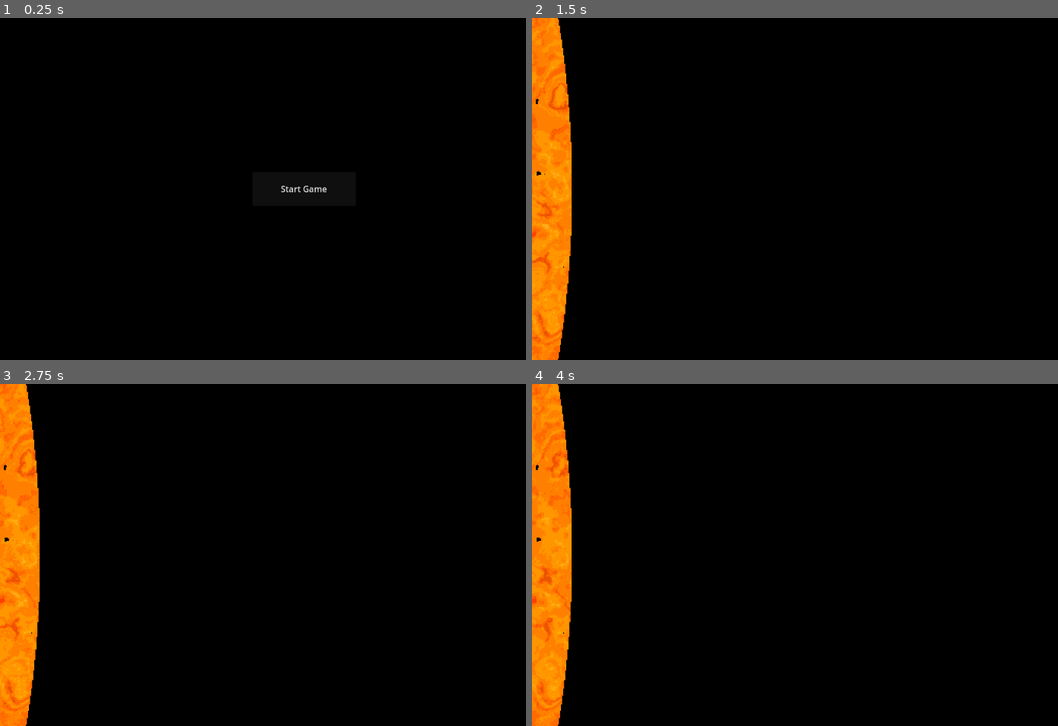
Above: before the commit, frames 1-4 (two rows, left to right).
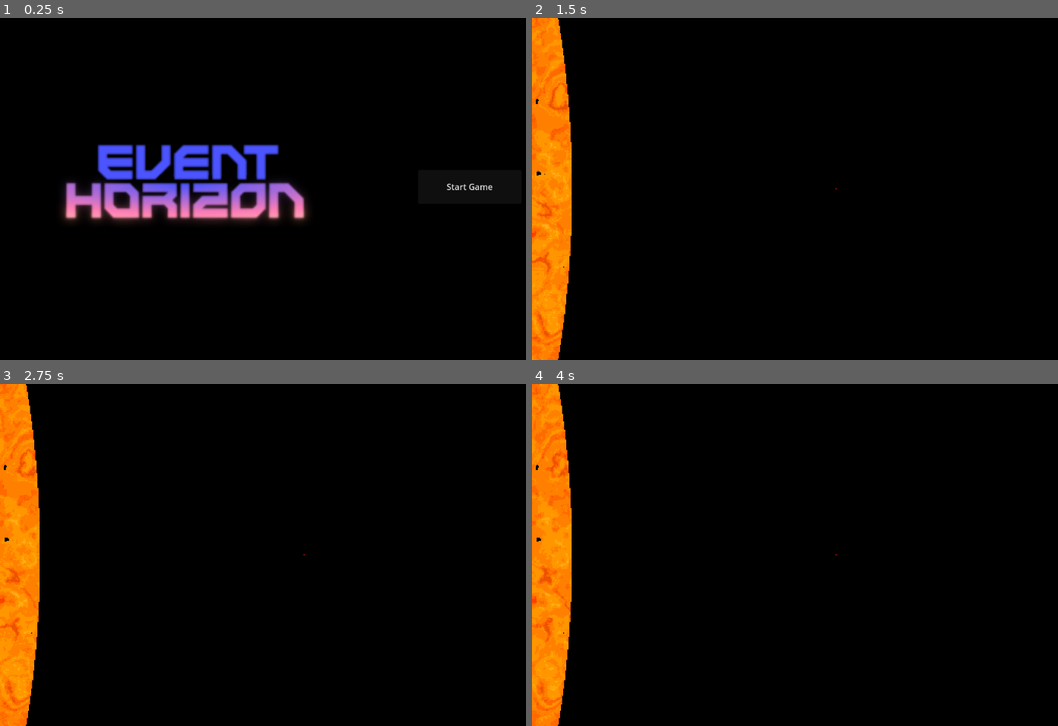
Above: after the commit, the same moments.

Repository: IsaacBWSCW/Event-Horizon
Game: Godot game, scene res://scenes/main_menu/main_menu.tscn
The game is run twice, just before and just after one commit, with the same random seed, the same clock (stepped at 60 frames per second) and the same inputs.
Inputs (mouse positions are in pixels of both pictures, inside the frame that each line leads up to):
- Up to frame 1 (0.25 s): no input
- Up to frame 2 (1.5 s): click "Start Game" at 0.5 s; move the mouse to (968, 171) at 1.27 s; click (968, 171) at 1.42 s
- Up to frame 3 (2.75 s): move the mouse to (184, 572) at 2.02 s; click (184, 572) at 2.17 s
- Up to frame 4 (4 s): move the mouse to (894, 479) at 2.77 s; click (894, 479) at 2.92 s; tap Enter at 3.5 s; move the mouse to (805, 623) at 3.52 s; click (805, 623) at 3.67 s

The runs differ from the first frame. In frame 1, 7.4% of the frame differs, in the area x 11-94%, y 36-60%; in frame 2, less than 0.1%; in frame 3, less than 0.1%; in frame 4, less than 0.1%.

Commit message:
added logo to start menu

Diff:
--- /dev/null
+++ b/credits.tscn
@@ -0,0 +1,3 @@
+[gd_scene format=3 uid="uid://dlqah4quj30xb"]
+
+[node name="Node2D" type="Node2D"]
--- a/scenes/game/game.tscn
+++ b/scenes/game/game.tscn
@@ -1,6 +1,6 @@
 [gd_scene load_steps=9 format=3 uid="uid://d0nmbsuxmb22o"]
 
-[ext_resource type="Texture2D" path="res://assets/ships/ship1/ship1_Nthrust.png" id="1_sul5r"]
+[ext_resource type="Texture2D" uid="uid://csnltnn0tmjn8" path="res://assets/ships/ship2(Modified Bersicl Party Schooner)/ship1_RED.png" id="1_sul5r"]
 
 [sub_resource type="GDScript" id="GDScript_sul5r"]
 script/source = "extends RigidBody2D
--- /dev/null
+++ b/scenes/main_menu/animated_sprite_2d.gd
@@ -0,0 +1,11 @@
+extends AnimatedSprite2D
+
+
+# Called when the node enters the scene tree for the first time.
+func _ready() -> void:
+	pass # Replace with function body.
+
+
+# Called every frame. 'delta' is the elapsed time since the previous frame.
+func _process(delta: float) -> void:
+	pass
--- a/scenes/main_menu/main_menu.tscn
+++ b/scenes/main_menu/main_menu.tscn
@@ -1,4 +1,27 @@
-[gd_scene load_steps=2 format=3 uid="uid://db0liqyxv2u3k"]
+[gd_scene load_steps=25 format=3 uid="uid://db0liqyxv2u3k"]
+
+[ext_resource type="Texture2D" uid="uid://br4re45kjfwh6" path="res://assets/UI & UX/logo frames/frame0000.png" id="1_i7nm7"]
+[ext_resource type="Texture2D" uid="uid://dkgrvhbexeakx" path="res://assets/UI & UX/logo frames/frame0001.png" id="2_tfctf"]
+[ext_resource type="Texture2D" uid="uid://b1xa41vxxhvt0" path="res://assets/UI & UX/logo frames/frame0002.png" id="3_n7xlh"]
+[ext_resource type="Texture2D" uid="uid://5lqanqd5xbn6" path="res://assets/UI & UX/logo frames/frame0003.png" id="4_0xlsr"]
+[ext_resource type="Texture2D" uid="uid://b0n6pnxgjv1jw" path="res://assets/UI & UX/logo frames/frame0004.png" id="5_0oicw"]
+[ext_resource type="Texture2D" uid="uid://dohkir7t0lpue" path="res://assets/UI & UX/logo frames/frame0005.png" id="6_83tid"]
+[ext_resource type="Texture2D" uid="uid://nk7fq21tkpys" path="res://assets/UI & UX/logo frames/frame0006.png" id="7_t0qut"]
+[ext_resource type="Texture2D" uid="uid://d2cbx7er38rih" path="res://assets/UI & UX/logo frames/frame0007.png" id="8_g8sw0"]
+[ext_resource type="Texture2D" uid="uid://e4bon0v6o7e7" path="res://assets/UI & UX/logo frames/frame0008.png" id="9_jnwll"]
+[ext_resource type="Texture2D" uid="uid://3l7n7a3o5mf1" path="res://assets/UI & UX/logo frames/frame0009.png" id="10_chxta"]
+[ext_resource type="Texture2D" uid="uid://bnotajg1mk6jt" path="res://assets/UI & UX/logo frames/frame0010.png" id="11_unaco"]
+[ext_resource type="Texture2D" uid="uid://3uyt0126b1m8" path="res://assets/UI & UX/logo frames/frame0011.png" id="12_81nce"]
+[ext_resource type="Texture2D" uid="uid://c45a0nrpy1w55" path="res://assets/UI & UX/logo frames/frame0012.png" id="13_hj072"]
+[ext_resource type="Texture2D" uid="uid://ctkovlv2xv46m" path="res://assets/UI & UX/logo frames/frame0013.png" id="14_x5yu2"]
+[ext_resource type="Texture2D" uid="uid://crmqkhgermdfc" path="res://assets/UI & UX/logo frames/frame0014.png" id="15_ptsf3"]
+[ext_resource type="Texture2D" uid="uid://cvp4euajye4i2" path="res://assets/UI & UX/logo frames/frame0015.png" id="16_aht68"]
+[ext_resource type="Texture2D" uid="uid://54c7tkqkh7ms" path="res://assets/UI & UX/logo frames/frame0016.png" id="17_boqas"]
+[ext_resource type="Texture2D" uid="uid://bh655u4pgeoxq" path="res://assets/UI & UX/logo frames/frame0017.png" id="18_si1as"]
+[ext_resource type="Texture2D" uid="uid://dw3f6bd6810kk" path="res://assets/UI & UX/logo frames/frame0018.png" id="19_n4ny7"]
+[ext_resource type="Texture2D" uid="uid://cmyxhsu1k0vbd" path="res://assets/UI & UX/logo frames/frame0019.png" id="20_3vb4h"]
+[ext_resource type="Texture2D" uid="uid://oq4icbbsoysb" path="res://assets/UI & UX/logo frames/frame0020.png" id="21_h10i5"]
+[ext_resource type="Script" uid="uid://d3aej8ngd24dj" path="res://scenes/main_menu/animated_sprite_2d.gd" id="22_tfctf"]
 
 [sub_resource type="GDScript" id="GDScript_1b6gl"]
 script/source = "extends Button
@@ -6,6 +29,77 @@
 func _pressed() -> void:
 	get_tree().change_scene_to_file(\"res://scenes/game/game.tscn\")
 "
+
+[sub_resource type="SpriteFrames" id="SpriteFrames_0ebjn"]
+animations = [{
+"frames": [{
+"duration": 1.0,
+"texture": ExtResource("1_i7nm7")
+}, {
+"duration": 1.0,
+"texture": ExtResource("2_tfctf")
+}, {
+"duration": 1.0,
+"texture": ExtResource("3_n7xlh")
+}, {
+"duration": 1.0,
+"texture": ExtResource("4_0xlsr")
+}, {
+"duration": 1.0,
+"texture": ExtResource("5_0oicw")
+}, {
+"duration": 1.0,
+"texture": ExtResource("6_83tid")
+}, {
+"duration": 1.0,
+"texture": ExtResource("7_t0qut")
+}, {
+"duration": 1.0,
+"texture": ExtResource("8_g8sw0")
+}, {
+"duration": 1.0,
+"texture": ExtResource("9_jnwll")
+}, {
+"duration": 1.0,
+"texture": ExtResource("10_chxta")
+}, {
+"duration": 1.0,
+"texture": ExtResource("11_unaco")
+}, {
+"duration": 1.0,
+"texture": ExtResource("12_81nce")
+}, {
+"duration": 1.0,
+"texture": ExtResource("13_hj072")
+}, {
+"duration": 1.0,
+"texture": ExtResource("14_x5yu2")
+}, {
+"duration": 1.0,
+"texture": ExtResource("15_ptsf3")
+}, {
+"duration": 1.0,
+"texture": ExtResource("16_aht68")
+}, {
+"duration": 1.0,
+"texture": ExtResource("17_boqas")
+}, {
+"duration": 1.0,
+"texture": ExtResource("18_si1as")
+}, {
+"duration": 1.0,
+"texture": ExtResource("19_n4ny7")
+}, {
+"duration": 1.0,
+"texture": ExtResource("20_3vb4h")
+}, {
+"duration": 1.0,
+"texture": ExtResource("21_h10i5")
+}],
+"loop": true,
+"name": &"default",
+"speed": 30.0
+}]
 
 [node name="MainMenu" type="Control"]
 layout_mode = 3
@@ -17,16 +111,23 @@
 
 [node name="StartGameButton" type="Button" parent="."]
 layout_mode = 1
-anchors_preset = 8
-anchor_left = 0.5
+anchors_preset = -1
+anchor_left = 0.77300006
 anchor_top = 0.5
-anchor_right = 0.5
+anchor_right = 0.77300006
 anchor_bottom = 0.5
-offset_left = -98.0
-offset_top = -32.0
-offset_right = 98.0
-offset_bottom = 32.0
+offset_left = -98.49609
+offset_top = -36.0
+offset_right = 97.50391
+offset_bottom = 28.0
 grow_horizontal = 2
 grow_vertical = 2
 text = "Start Game"
 script = SubResource("GDScript_1b6gl")
+
+[node name="AnimatedSprite2D" type="AnimatedSprite2D" parent="."]
+position = Vector2(352, 320)
+scale = Vector2(3, 3)
+sprite_frames = SubResource("SpriteFrames_0ebjn")
+autoplay = "default"
+script = ExtResource("22_tfctf")
Binary file added: assets/UI & UX/image.png
Binary file added: assets/UI & UX/logo frames/frame0000.png
Binary file added: assets/UI & UX/logo frames/frame0001.png
Binary file added: assets/UI & UX/logo frames/frame0002.png
Binary file added: assets/UI & UX/logo frames/frame0003.png
Binary file added: assets/UI & UX/logo frames/frame0004.png
Binary file added: assets/UI & UX/logo frames/frame0005.png
Binary file added: assets/UI & UX/logo frames/frame0006.png
Binary file added: assets/UI & UX/logo frames/frame0007.png
Binary file added: assets/UI & UX/logo frames/frame0008.png
Binary file added: assets/UI & UX/logo frames/frame0009.png
Binary file added: assets/UI & UX/logo frames/frame0010.png
(and 13 more such lines)
